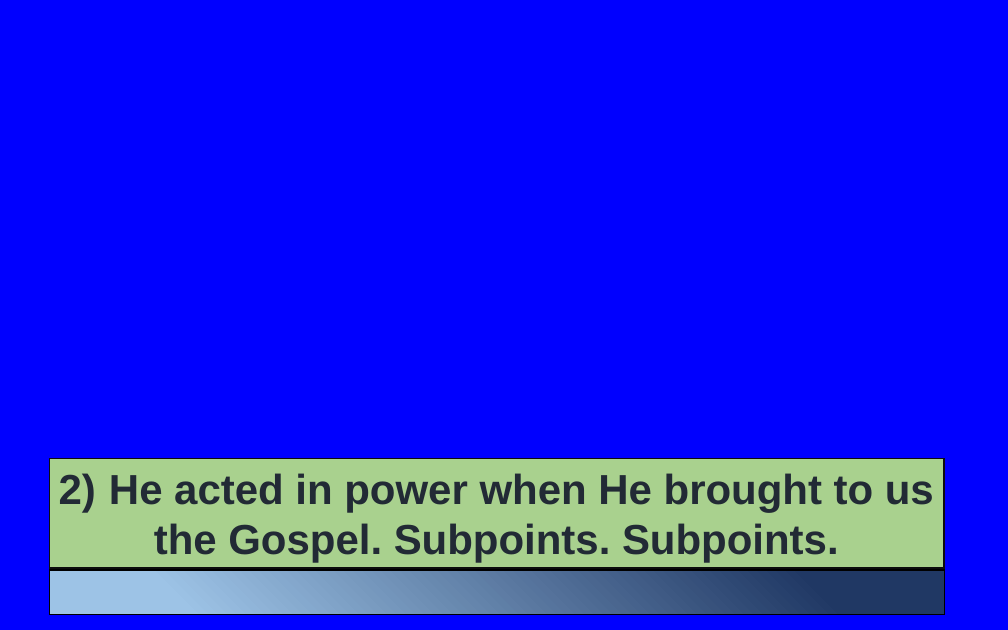
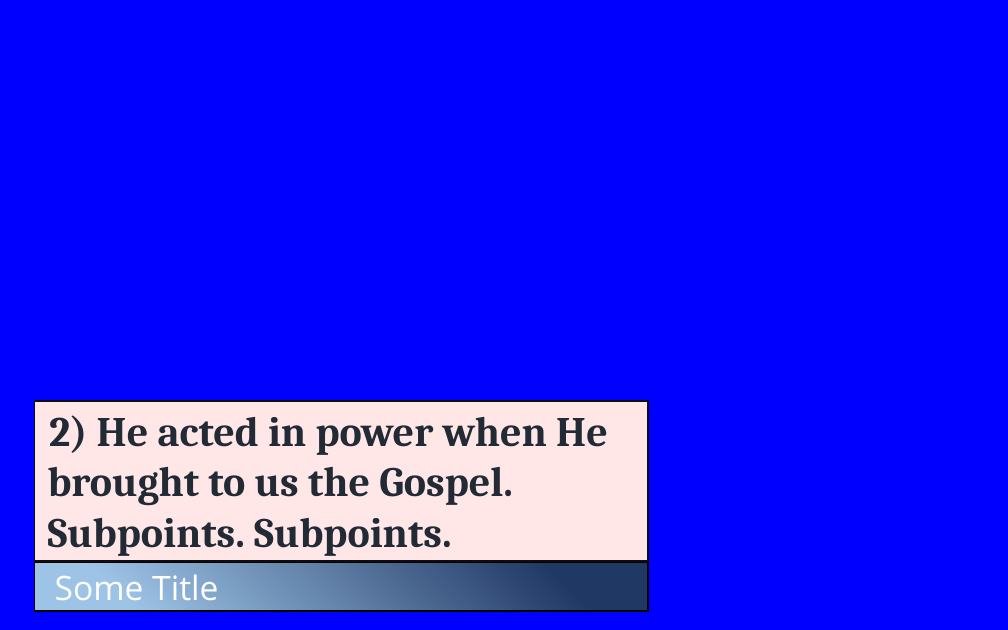
Before and after one commit to darylperalta/outline_docx2pptx, a slide deck: slide 5 of template.pptx. Drawn at 1008x630 pixels with LibreOffice and Linux fonts; fonts in the diff are those of the drawing. Boxes give left, top, right and bottom in pixels: in the first picture for what was removed or moved away, otherwise in the second. Text is boxed around its words. In the diff, an @@ line names an element or a change of style, - is before the commit and + after.

```diff
--- a/template.pptx
+++ b/template.pptx
@@ rectangle "2) He acted in power ...": place and size @@
-rectangle "2) He acted in power ..." at bbox=[49, 459, 944, 569]
+rectangle "2) He acted in power ..." at bbox=[34, 401, 648, 561]
@@ rectangle "2) He acted in power ..." at bbox=[34, 401, 648, 561]: font Arial to Cambria; alignment centre to left; list level 1 to 2 in "2) He acted in power ..."; fill #A9D18E to #FFE7E7 @@
@@ rectangle "Some Title": place and size @@
-rectangle "Some Title" at bbox=[49, 570, 944, 615]
+rectangle "Some Title" at bbox=[34, 562, 648, 611]
@@ rectangle "Some Title" at bbox=[34, 562, 648, 611]: size 22 to 24 pt, font Arial to Open Sans, bold off; alignment centre to left; list level 1 to 3 in "Some Title" @@
```
Also in this commit, not shown: 4 other slides changed, 6 other files.
